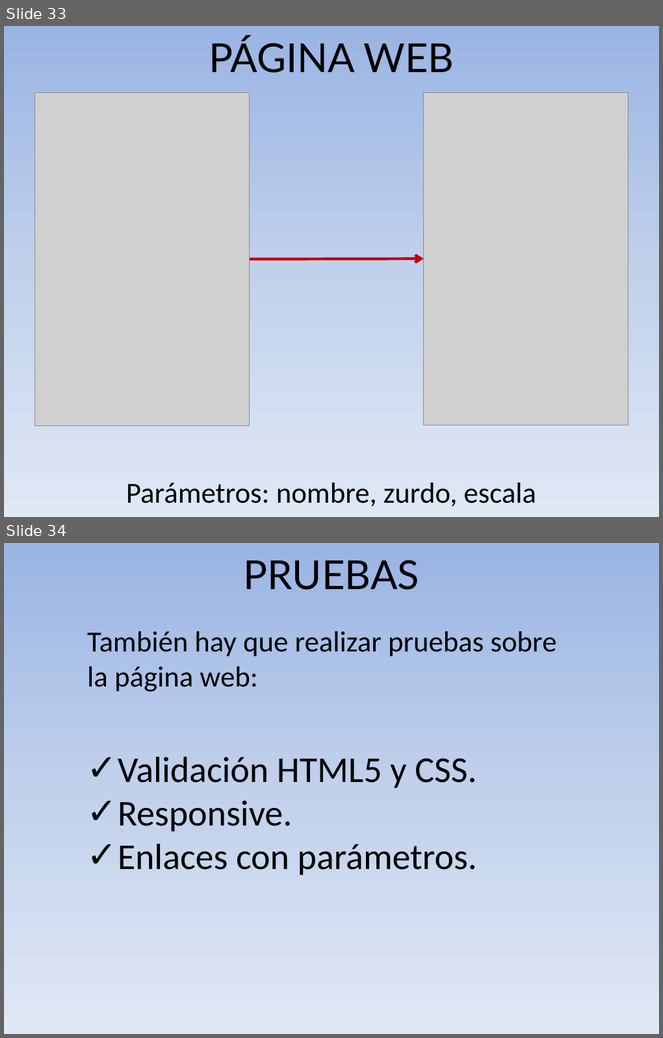
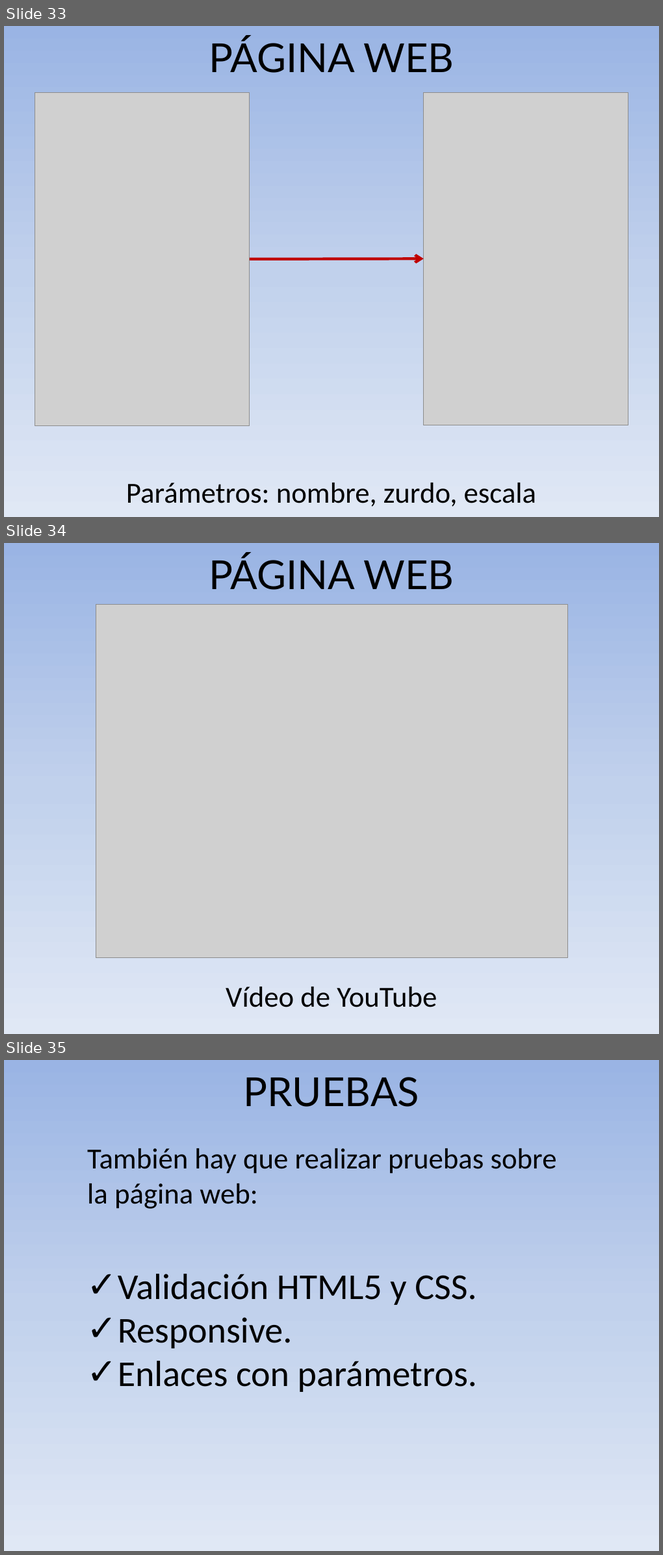
Before and after one commit to MiguelVis/BenitoGG, a slide deck: presentacion/presentacion_miguel_indalecio_garcia_lopez.pptx. Shown one above the other, each under a label of ours: slides 33 and 34 before the commit, slides 33, 34 and 35 after it. The pictures are 663x1038 and 663x1555 pixels, drawn with LibreOffice and Linux fonts; fonts in the diff are those of the drawing; grey boxes stand for pictures. Boxes give left, top, right and bottom in pixels: in the first picture for what was removed or moved away, otherwise in the second. Text is boxed around its words. In the diff, an @@ line names an element or a change of style, - is before the commit and + after.

```diff
--- a/presentacion/presentacion_miguel_indalecio_garcia_lopez.pptx
+++ b/presentacion/presentacion_miguel_indalecio_garcia_lopez.pptx
@@ slide 34 added at [4,543,659,1034], background gradient #9AB5E4 to #C2D1ED to #E1E8F5 @@
@@ text added at [209,555,454,590], 44 pt, text #000000 @@
+PÁGINA WEB
@@ picture added at [96,605,568,958] @@
@@ text added at [226,987,437,1008], 32 pt, text #000000 @@
+Vídeo de YouTube
@@ what was slide 34 is now slide 35 @@
```
Also in this commit, not shown: 5 slides changed, 5 other files.
